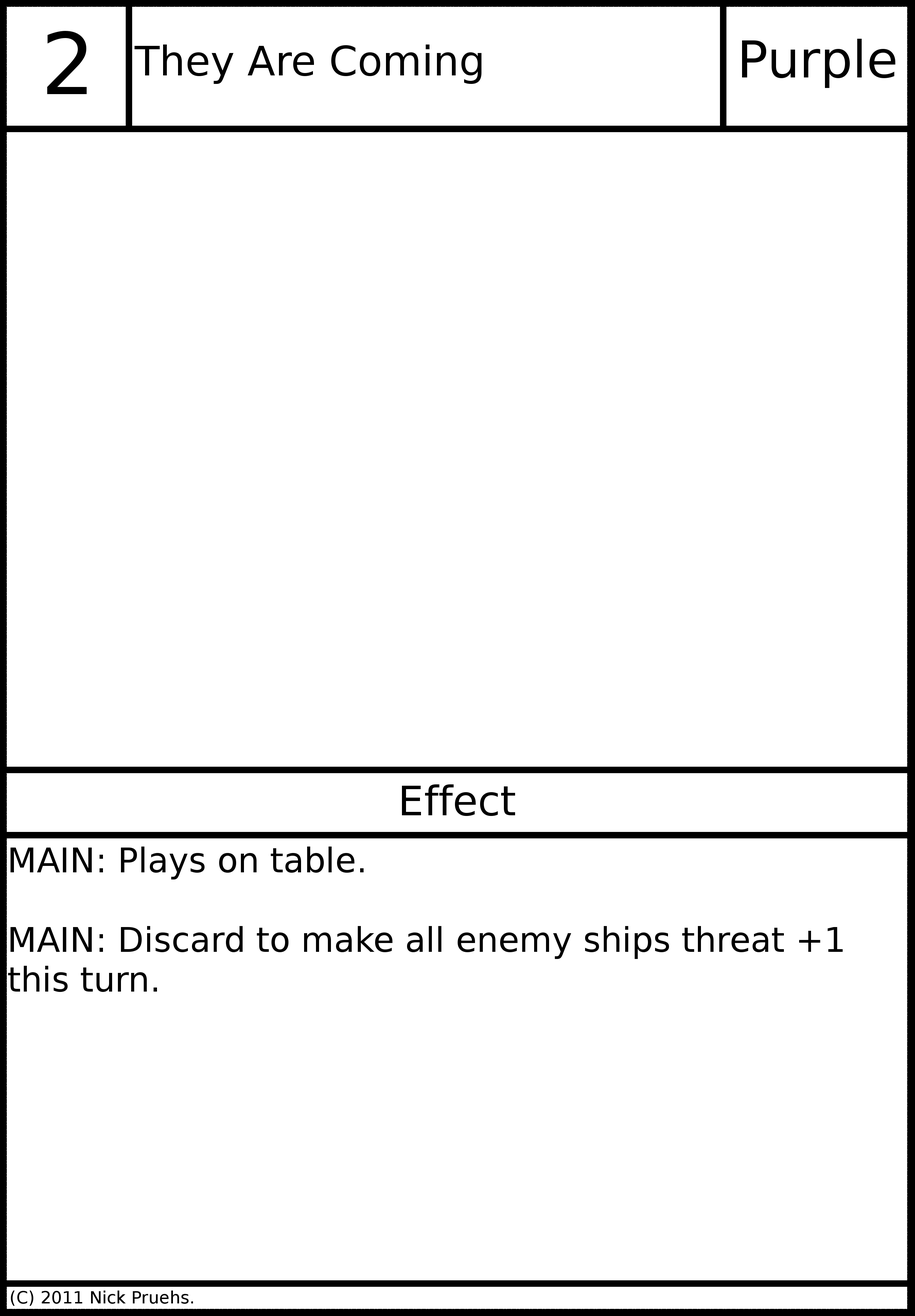
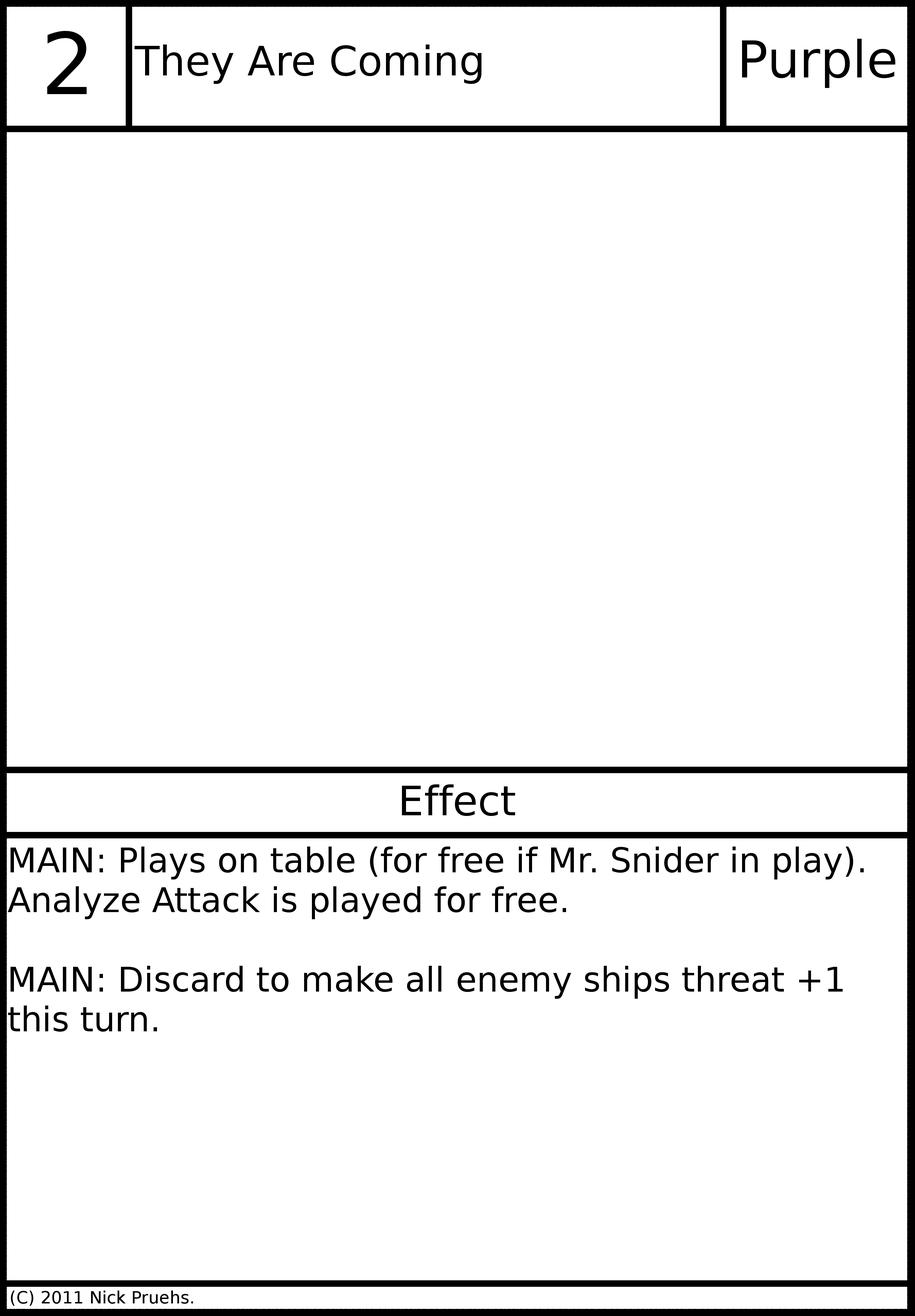
The second 915 × 1316 image is a revision of the first. Changes to its layers:
painted on "Card Text" over <box>7,846,864,1032</box>
